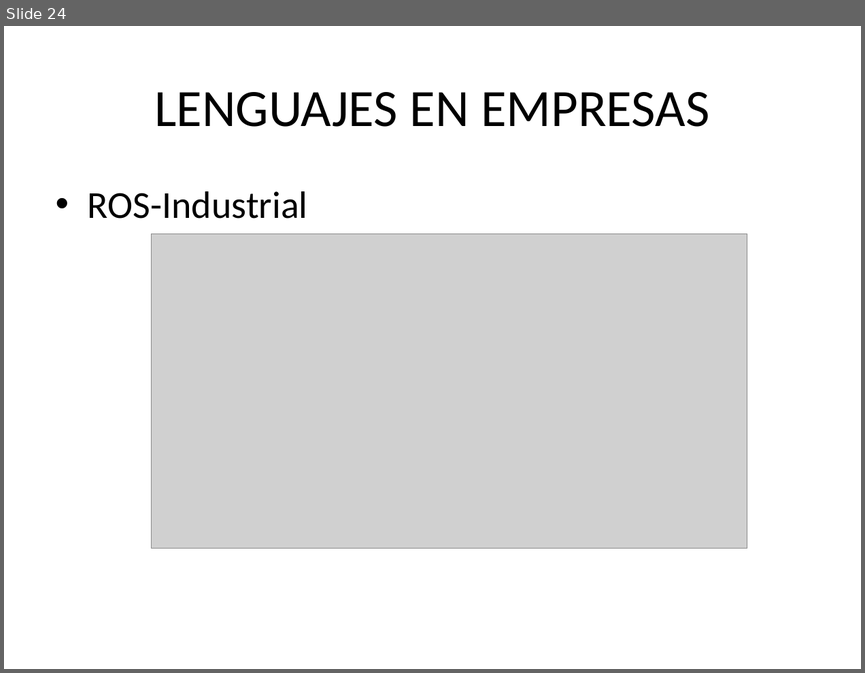
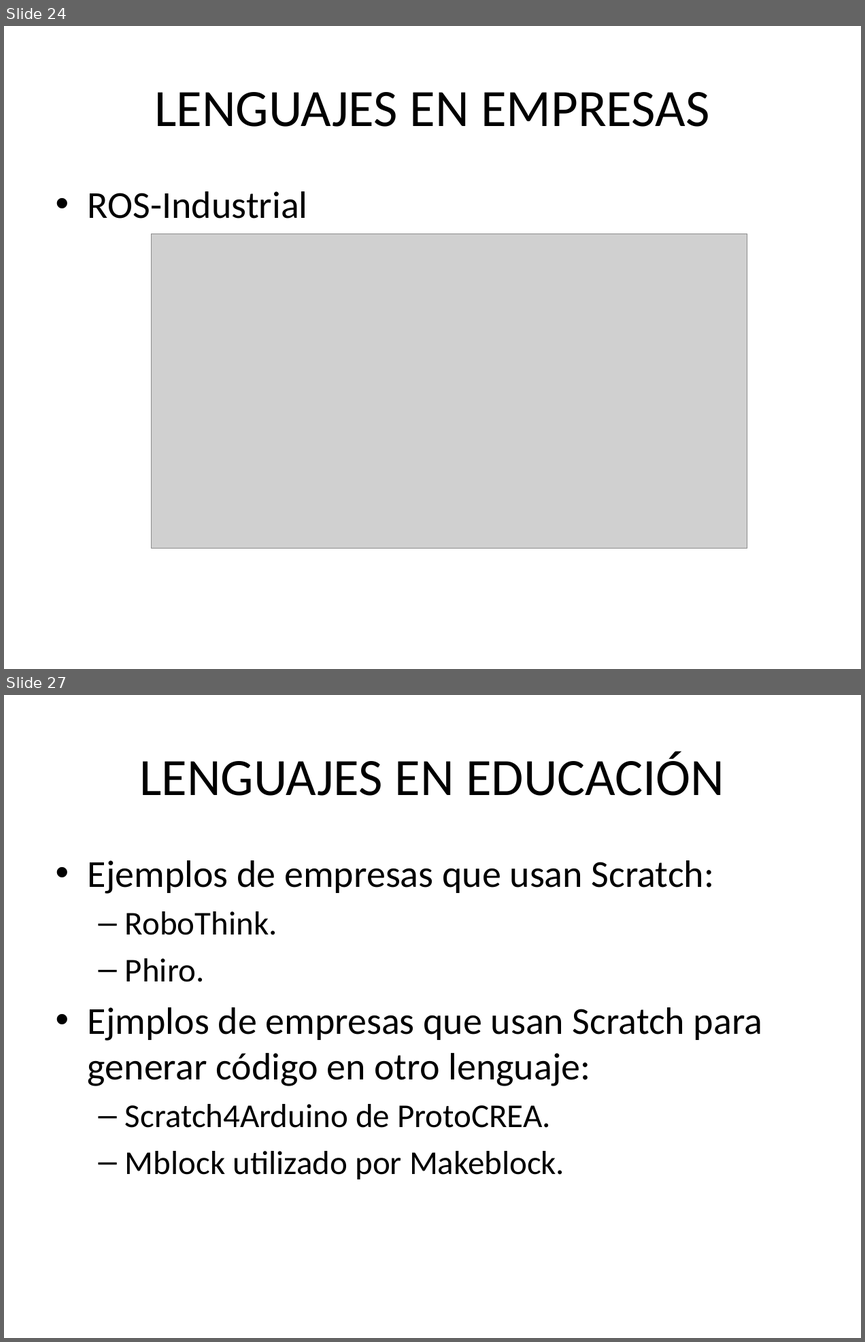
Before and after one commit to yerimattilatvala/DLP, a slide deck: P2/Presentacion.pptx. Shown one above the other, each under a label of ours: slide 24 before the commit, slides 24 and 27 after it; the slides between them are not shown. The pictures are 865x673 and 865x1342 pixels, drawn with LibreOffice and Linux fonts; fonts in the diff are those of the drawing; grey boxes stand for pictures. Boxes give left, top, right and bottom in pixels: in the first picture for what was removed or moved away, otherwise in the second. Text is boxed around its words. In the diff, an @@ line names an element or a change of style, - is before the commit and + after.

```diff
--- a/P2/Presentacion.pptx
+++ b/P2/Presentacion.pptx
@@ slide 27 added at <box>4,695,861,1338</box>, background #FFFFFF @@
@@ title added at <box>139,751,724,796</box>, 44 pt, text #000000 @@
+LENGUAJES EN EDUCACIÓN
@@ text added at <box>88,860,762,1179</box>, 32 pt, text #000000 @@
+• Ejemplos de empresas que usan Scratch:
+  – RoboThink.
+  – Phiro.
+• Ejmplos de empresas que usan Scratch para generar código en otro lenguaje:
+  – Scratch4Arduino de ProtoCREA.
+  – Mblock utilizado por Makeblock.
```
Also in this commit, not shown: 4 slides changed, 5 other slides added, 2 slides removed.
